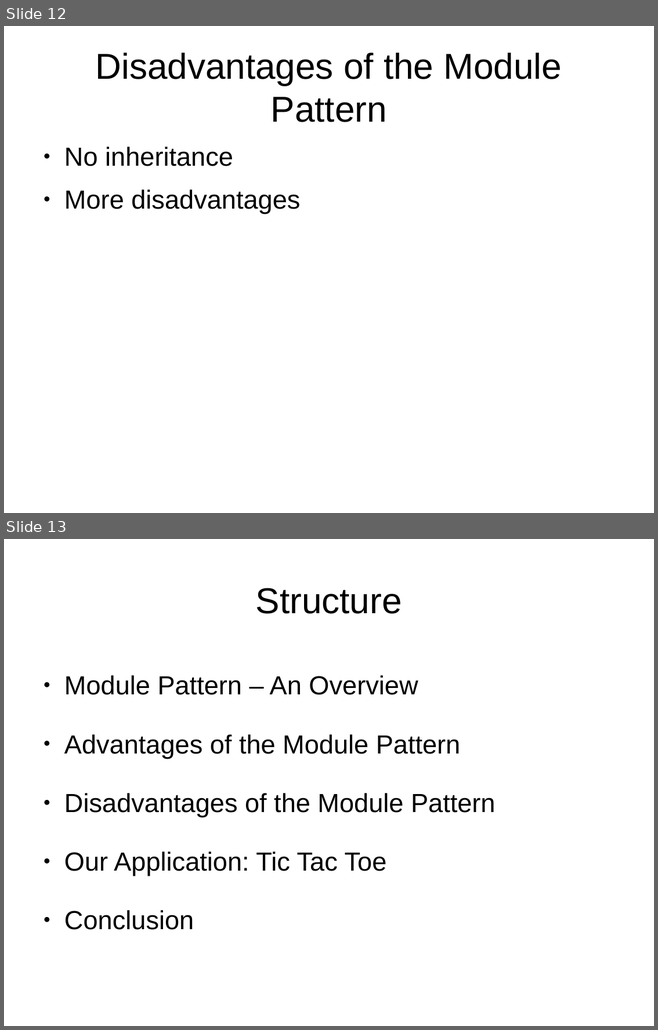
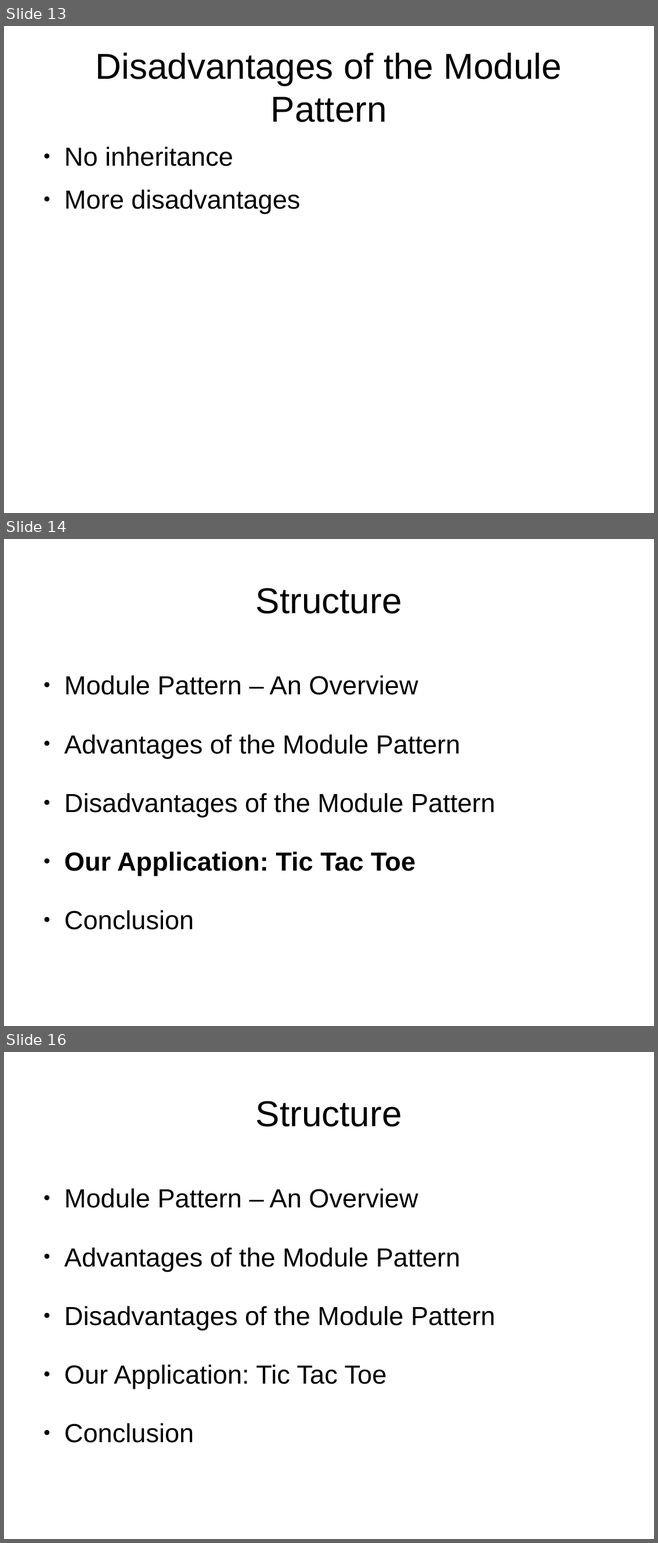
Before and after one commit to sattler/javascript-seminar-2015, a slide deck: presentation/Presentation.odp. Shown one above the other, each under a label of ours: slides 12 and 13 before the commit, slides 13, 14 and 16 after it; the slides between them are not shown. The pictures are 658x1030 and 658x1543 pixels, drawn with LibreOffice and Linux fonts; fonts in the diff are those of the drawing. Boxes give left, top, right and bottom in pixels: in the first picture for what was removed or moved away, otherwise in the second. Text is boxed around its words. In the diff, an @@ line names an element or a change of style, - is before the commit and + after.

Commit message:
Added bulletpoints that allow a general overview of the planned content of the "our app" chapter

```diff
--- a/presentation/Presentation.odp
+++ b/presentation/Presentation.odp
@@ slide 14 added at (4,539,654,1026), background #FFFFFF @@
@@ title added at (256,588,402,614), 44 pt, text #000000 @@
+Structure
@@ text added at (64,675,495,930), 32 pt, text #000000 @@
+● Module Pattern – An Overview
+● Advantages of the Module Pattern
+● Disadvantages of the Module Pattern
+● Our Application: Tic Tac Toe
+● Conclusion
@@ what was slide 12 is now slide 13 @@
@@ what was slide 13 is now slide 16 @@
```
Also in this commit, not shown: 2 other slides added.
